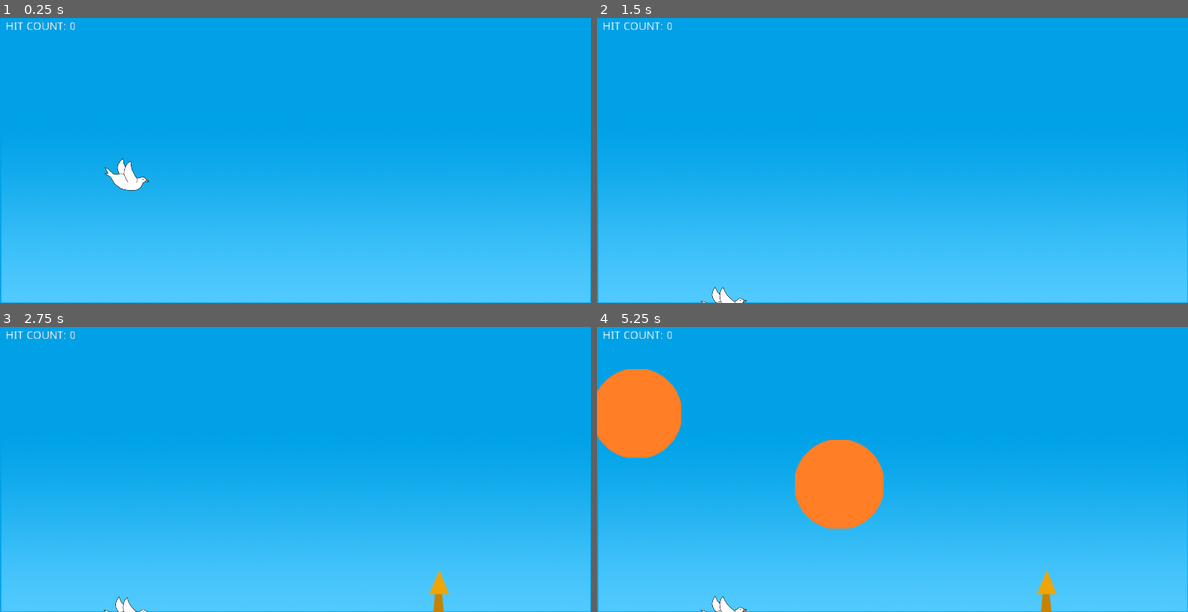
Above: before the commit, frames 1-4 (two rows, left to right).
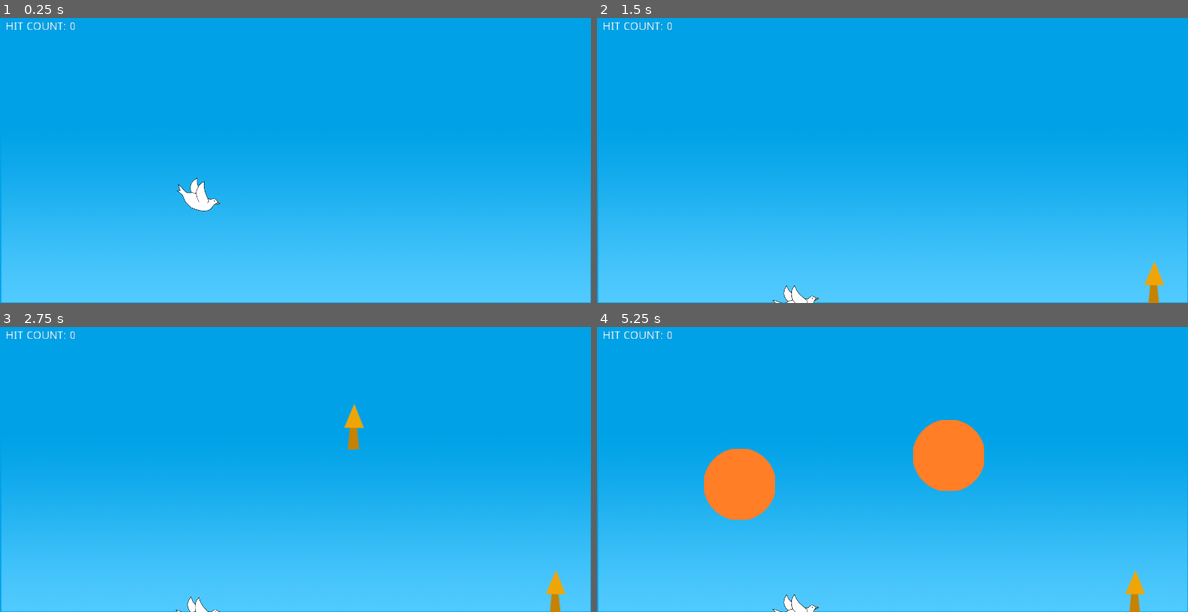
Above: after the commit, the same moments.

Repository: cuadrakev/Mint-Griffon-Game
Game: Godot game, scene res://scenes/Game.tscn
Same seed, same stepped clock (60 frames per second), same inputs: the game is played once before the commit and once after it. Before the commit the project starts from res://Game.tscn.
Inputs (mouse positions are in pixels of both pictures, inside the frame that each line leads up to):
- Up to frame 1 (0.25 s): no input
- Up to frame 2 (1.5 s): move the mouse to (1022, 146) at 0.52 s; click (1022, 146) at 0.67 s; tap Enter at 1.25 s; move the mouse to (774, 174) at 1.27 s; click (774, 174) at 1.42 s
- Up to frame 3 (2.75 s): move the mouse to (354, 403) at 2.02 s; click (354, 403) at 2.17 s
- Up to frame 4 (5.25 s): move the mouse to (862, 526) at 2.77 s; click (862, 526) at 2.92 s; move the mouse to (1069, 512) at 3.52 s; click (1069, 512) at 3.67 s; move the mouse to (715, 423) at 4.27 s; click (715, 423) at 4.42 s; move the mouse to (922, 469) at 5.02 s; click (922, 469) at 5.17 s

The runs differ from the first frame. In frame 1, 0.8% of the frame differs, in the area x 17-38%, y 49-68%; in frame 2, 0.6%; in frame 3, 1.1%; in frame 4, 13%, in the area x 0-93%, y 14-100%.

Commit message:
resized explosions, variable game speed

Diff:
--- a/project.godot
+++ b/project.godot
@@ -11,7 +11,7 @@
 [application]
 
 config/name="Birbs"
-run/main_scene="res://Game.tscn"
+run/main_scene="res://scenes/Game.tscn"
 config/icon="res://icon.png"
 
 [display]
--- a/FireworksNode.tscn
+++ b/scenes/FireworksNode.tscn
@@ -2,8 +2,8 @@
 
 [ext_resource path="res://sprites/fireworks/orange_fw.png" type="Texture" id=1]
 [ext_resource path="res://sprites/fireworks/circle.png" type="Texture" id=2]
-[ext_resource path="res://moving_expl.gd" type="Script" id=3]
-[ext_resource path="res://FireworksNode.gd" type="Script" id=4]
+[ext_resource path="res://scripts/moving_expl.gd" type="Script" id=3]
+[ext_resource path="res://scripts/FireworksNode.gd" type="Script" id=4]
 
 [sub_resource type="CircleShape2D" id=1]
 radius = 7.85989
@@ -24,10 +24,11 @@
 collision_layer = 2
 
 [node name="Sprite" type="Sprite" parent="Explosion/Area2D"]
+scale = Vector2( 0.8, 0.8 )
 texture = ExtResource( 2 )
 
 [node name="CollisionShape2D" type="CollisionShape2D" parent="Explosion/Area2D"]
-scale = Vector2( 9.79892, 9.79892 )
+scale = Vector2( 8, 8 )
 shape = SubResource( 1 )
 
 [connection signal="body_entered" from="Explosion/Area2D" to="." method="_on_Area2D_body_entered"]
--- a/Game.tscn
+++ b/scenes/Game.tscn
@@ -1,15 +1,15 @@
 [gd_scene load_steps=7 format=2]
 
-[ext_resource path="res://sprites/background/sky.png" type="Texture" id=1]
+[ext_resource path="res://scripts/SceneScript.gd" type="Script" id=1]
 [ext_resource path="res://scripts/Player.gd" type="Script" id=2]
-[ext_resource path="res://sprites/birds/bird.png" type="Texture" id=3]
-[ext_resource path="res://SceneScript.gd" type="Script" id=4]
-[ext_resource path="res://hitCount.gd" type="Script" id=5]
+[ext_resource path="res://scripts/hitCount.gd" type="Script" id=3]
+[ext_resource path="res://sprites/birds/bird.png" type="Texture" id=4]
+[ext_resource path="res://sprites/background/sky.png" type="Texture" id=5]
 
 [sub_resource type="CircleShape2D" id=1]
 
 [node name="Scene" type="Node2D"]
-script = ExtResource( 4 )
+script = ExtResource( 1 )
 
 [node name="CanvasLayer" type="CanvasLayer" parent="."]
 
@@ -19,14 +19,14 @@
 margin_right = 127.0
 margin_bottom = 37.0
 text = "HIT COUNT: 0"
-script = ExtResource( 5 )
+script = ExtResource( 3 )
 
 [node name="ParallaxBackground" type="ParallaxBackground" parent="."]
 
 [node name="ParallaxLayer" type="ParallaxLayer" parent="ParallaxBackground"]
 
 [node name="Sprite" type="Sprite" parent="ParallaxBackground/ParallaxLayer"]
-texture = ExtResource( 1 )
+texture = ExtResource( 5 )
 offset = Vector2( 370, 180 )
 
 [node name="ParallaxLayer2" type="ParallaxLayer" parent="ParallaxBackground"]
@@ -34,12 +34,12 @@
 [node name="Sprite" type="Sprite" parent="ParallaxBackground/ParallaxLayer2"]
 
 [node name="Bird" type="KinematicBody2D" parent="."]
-position = Vector2( 160, 180 )
+position = Vector2( 250, 180 )
 script = ExtResource( 2 )
 
 [node name="Sprite" type="Sprite" parent="Bird"]
 scale = Vector2( 0.5, 0.5 )
-texture = ExtResource( 3 )
+texture = ExtResource( 4 )
 
 [node name="CollisionShape2D" type="CollisionShape2D" parent="Bird"]
 shape = SubResource( 1 )
--- a/FireworksNode.gd
+++ b/scripts/FireworksNode.gd
@@ -14,12 +14,13 @@
 	initVel = rng.randf_range(baseVel - variance, baseVel + variance)
 
 func _process(delta):
-	position.x -= SPEED * delta
+	var mult = get_node("/root/Scene").speedMult
+	position.x -= SPEED * delta * mult
 	if position.x < -50 :
 		queue_free()
-	if position.x < 500 and get_node("Explosion").visible == false:
-		position.y -= initVel * delta
-		initVel -= GRAVITY * delta
+	if position.x < 600 and get_node("Explosion").visible == false:
+		position.y -= initVel * delta * mult
+		initVel -= GRAVITY * delta * mult
 		if initVel <= 0:
 			get_node("Explosion").visible = true
 			get_node("Sprite").visible = false
--- a/scripts/Player.gd
+++ b/scripts/Player.gd
@@ -23,11 +23,12 @@
 	#position = Vector2(100,180)
 
 func _process(delta):
+	var mult = get_node("/root/Scene").speedMult
 	acceleration.y = GRAVITY * conditional(Input.is_mouse_button_pressed(BUTTON_LEFT), -1, 1)
-	velocity.y += acceleration.y * delta
+	velocity.y += acceleration.y * delta * 1.5
 	if(-TOP_VEL > velocity.y or velocity.y > TOP_VEL):
 		velocity.y = TOP_VEL * conditional(velocity.y > 0, 1, -1)
-	position.y += velocity.y * delta
+	position.y += velocity.y * delta * 1.5
 	if(TOP > position.y or position.y > BOTTOM):
 		velocity.y = 0
 		position.y = 180 + 180 * conditional(position.y > 0, 1, -1)
--- a/SceneScript.gd
+++ b/scripts/SceneScript.gd
@@ -2,27 +2,31 @@
 
 var hits: int
 
-var timer = 0
+var timer = 1
 
-var fwNode = load("res://FireworksNode.tscn")
+var fwNode = load("res://scenes/FireworksNode.tscn")
 
 var fwInst
 
-var time_out = 1
+var time_out = 1.5
 
 var rng = RandomNumberGenerator.new()
 
+var speedMult
+
 func _ready():
 	hits = 0
+	speedMult = 1
 
 func _process(delta):
-	timer += delta
+	timer += delta * speedMult
 	if timer >= time_out:
 		spawn_next()
 		rng.randomize()
-		var rand = rng.randf_range(-0.3, 0.3)
+		var rand = rng.randf_range(-0.2, 0.3)
 		time_out = 1 + rand
 		timer = 0
+		speedMult += 0.01
 
 
 func spawn_next():
Renamed: hitCount.gd -> scripts/hitCount.gd
Renamed: moving_expl.gd -> scripts/moving_expl.gd
